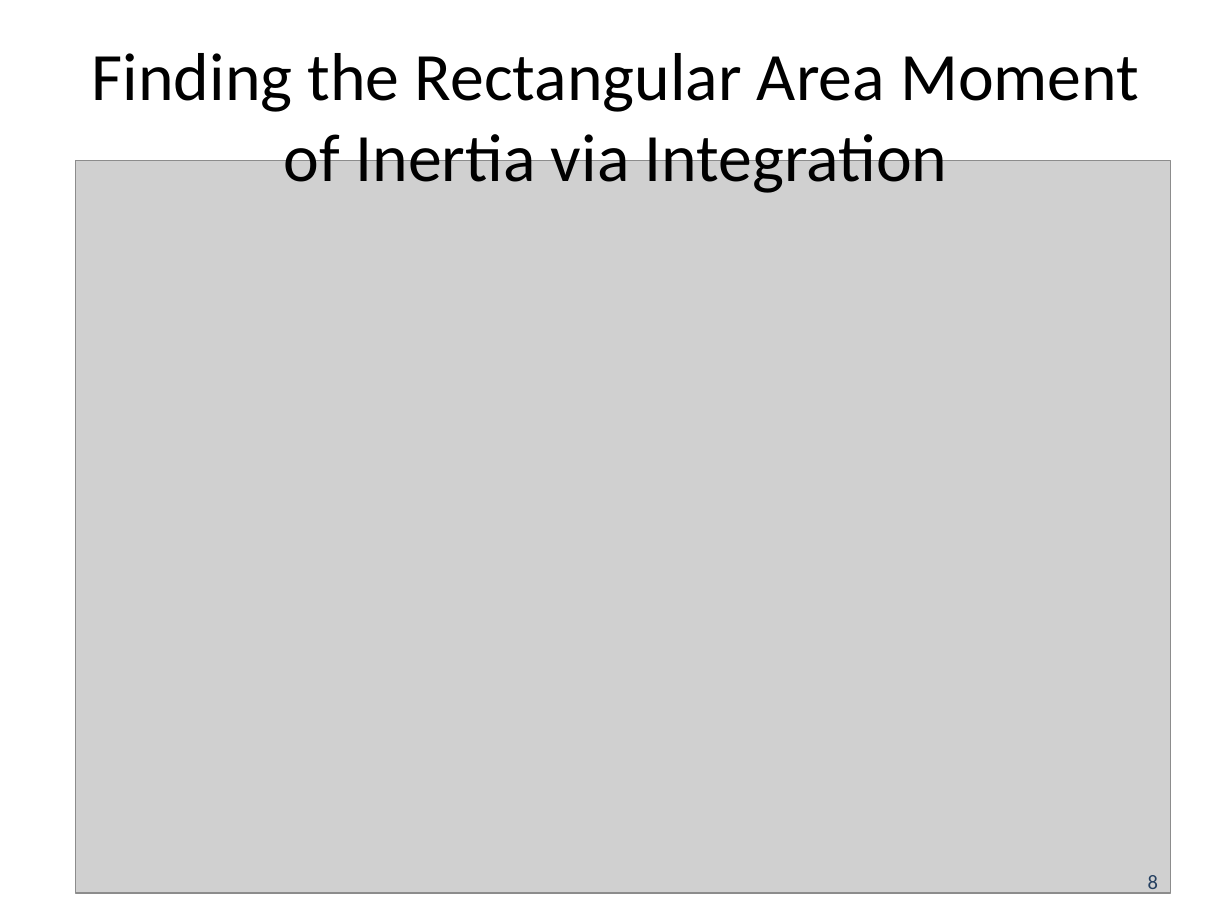
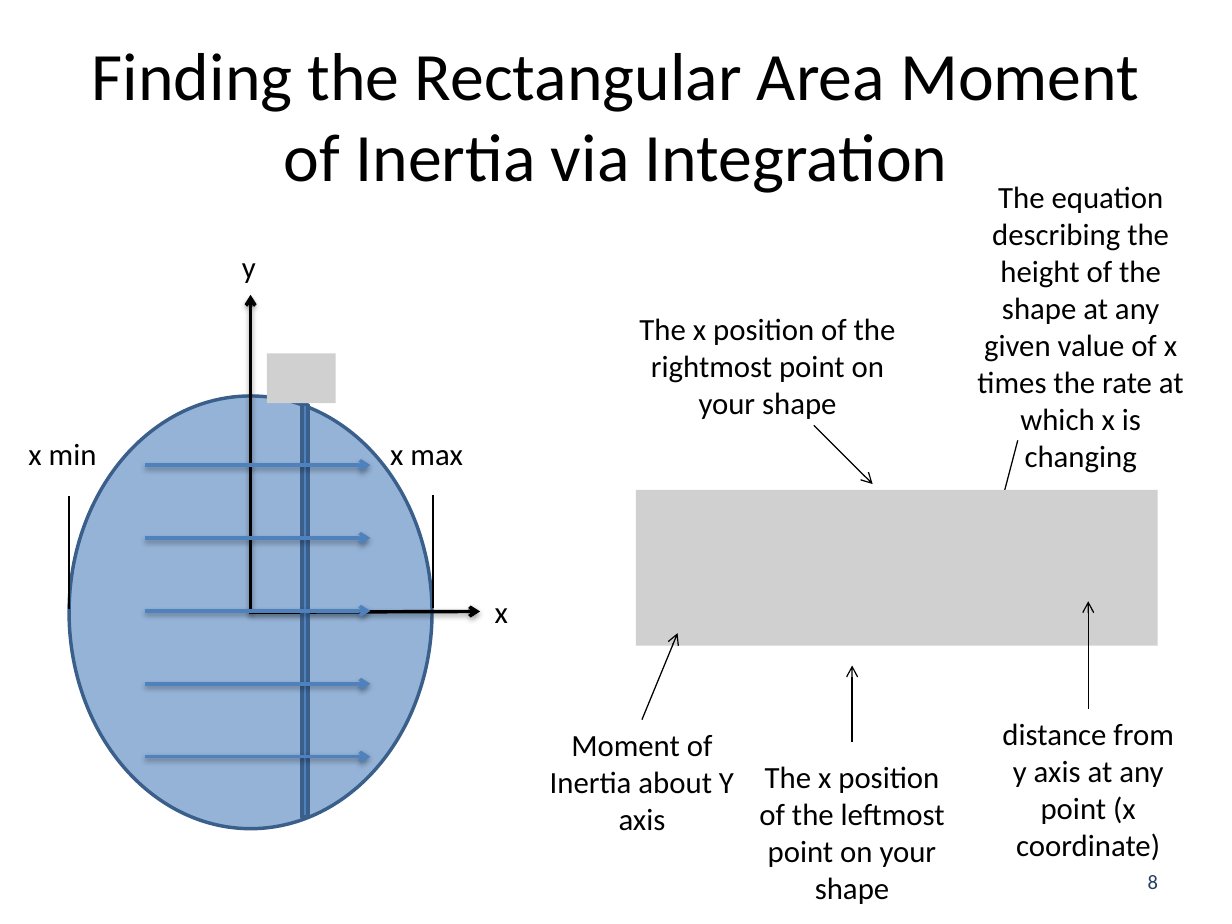
Before and after one commit to JacobMoore/mechanics_textbook, a slide deck: slide 8 of Lecture Slides/VideoLectureSlides/A_2.5.pptx. Drawn at 1232x924 pixels with LibreOffice and Linux fonts; fonts in the diff are those of the drawing; grey boxes stand for pictures. Boxes give left, top, right and bottom in pixels: in the first picture for what was removed or moved away, otherwise in the second. Text is boxed around its words. In the diff, an @@ line names an element or a change of style, - is before the commit and + after.

```diff
--- a/Lecture Slides/VideoLectureSlides/A_2.5.pptx
+++ b/Lecture Slides/VideoLectureSlides/A_2.5.pptx
@@ picture removed at box(75, 160, 1170, 893) @@
@@ text added at box(977, 186, 1184, 473), 18 pt, text #000000 @@
+The equation describing the height of the shape at any given value of x times the rate at which x is changing
@@ text added at box(242, 263, 256, 283), 18 pt, text #000000 @@
+y
@@ arrow added from (250, 614) to (250, 294), #000000 2 pt @@
@@ text added at box(639, 318, 896, 419), 18 pt, text #000000 @@
+The x position of the rightmost point on your shape
@@ picture added at box(267, 354, 336, 403) @@
@@ ellipse added at box(69, 395, 432, 828), fill #95B3D7, outline #3A5F8C 2 pt @@
@@ rectangle added at box(302, 405, 308, 818), fill #4F81BD, outline #3A5F8C 2 pt @@
@@ text added at box(28, 444, 97, 465), 18 pt, text #000000 @@
+x min
@@ arrow added from (814, 425) to (872, 484), #000000 0.75 pt @@
@@ arrow added from (1018, 440) to (995, 524), #000000 0.75 pt @@
@@ arrow added from (144, 466) to (371, 466), #4F81BD 2 pt @@
@@ text added at box(390, 450, 462, 473), 18 pt, text #000000 @@
+x max
@@ line added from (69, 495) to (69, 609), #000000 0.75 pt @@
@@ line added from (434, 495) to (434, 607), #000000 0.75 pt @@
@@ picture added at box(636, 490, 1158, 646) @@
@@ arrow added from (144, 538) to (371, 538), #4F81BD 2 pt @@
@@ arrow added from (144, 611) to (371, 611), #4F81BD 2 pt @@
@@ arrow added from (249, 612) to (480, 611), #000000 2 pt @@
@@ text added at box(495, 608, 508, 623), 18 pt, text #000000 @@
+x
@@ arrow added from (1088, 708) to (1088, 601), #000000 0.75 pt @@
@@ arrow added from (642, 719) to (678, 633), #000000 0.75 pt @@
@@ arrow added from (144, 684) to (371, 684), #4F81BD 2 pt @@
@@ arrow added from (853, 742) to (853, 665), #000000 0.75 pt @@
@@ text added at box(550, 735, 734, 831), 18 pt, text #000000 @@
+Moment of Inertia about Y axis
@@ text added at box(1002, 723, 1173, 860), 18 pt, text #000000 @@
+distance from y axis at any point (x coordinate)
@@ arrow added from (144, 756) to (371, 756), #4F81BD 2 pt @@
@@ text added at box(759, 766, 945, 904), 18 pt, text #000000 @@
+The x position of the leftmost point on your shape
```
Also in this commit, not shown: 7 other slides changed, 37 other files.
